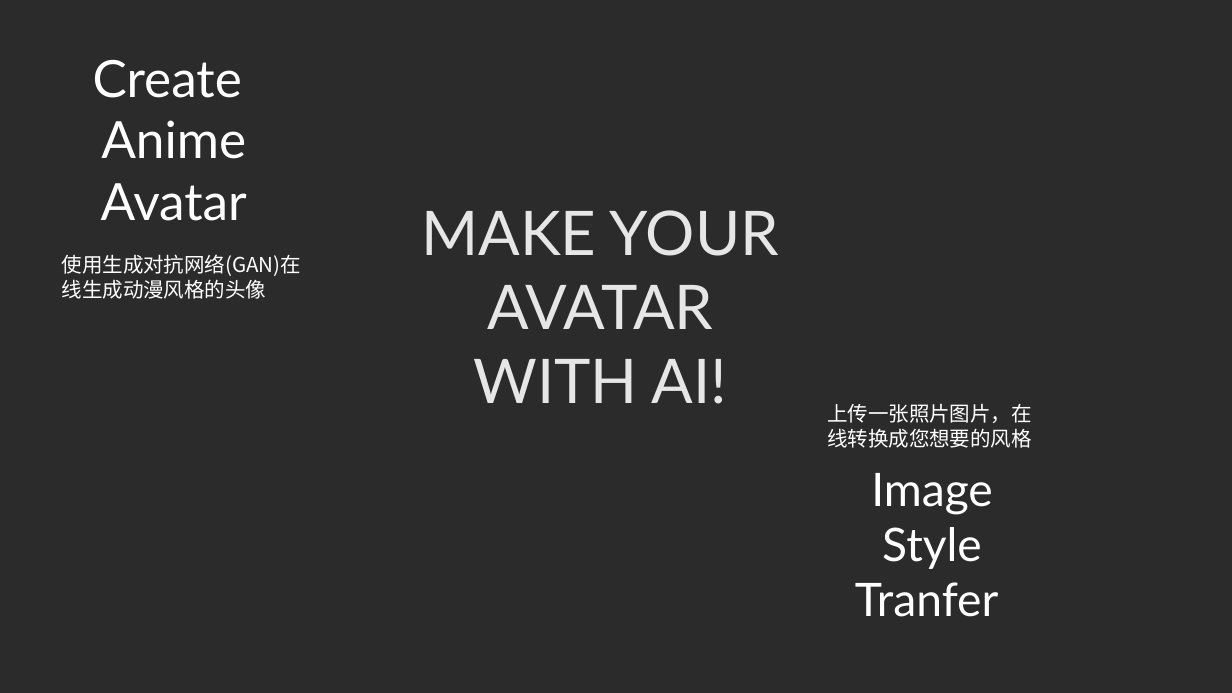
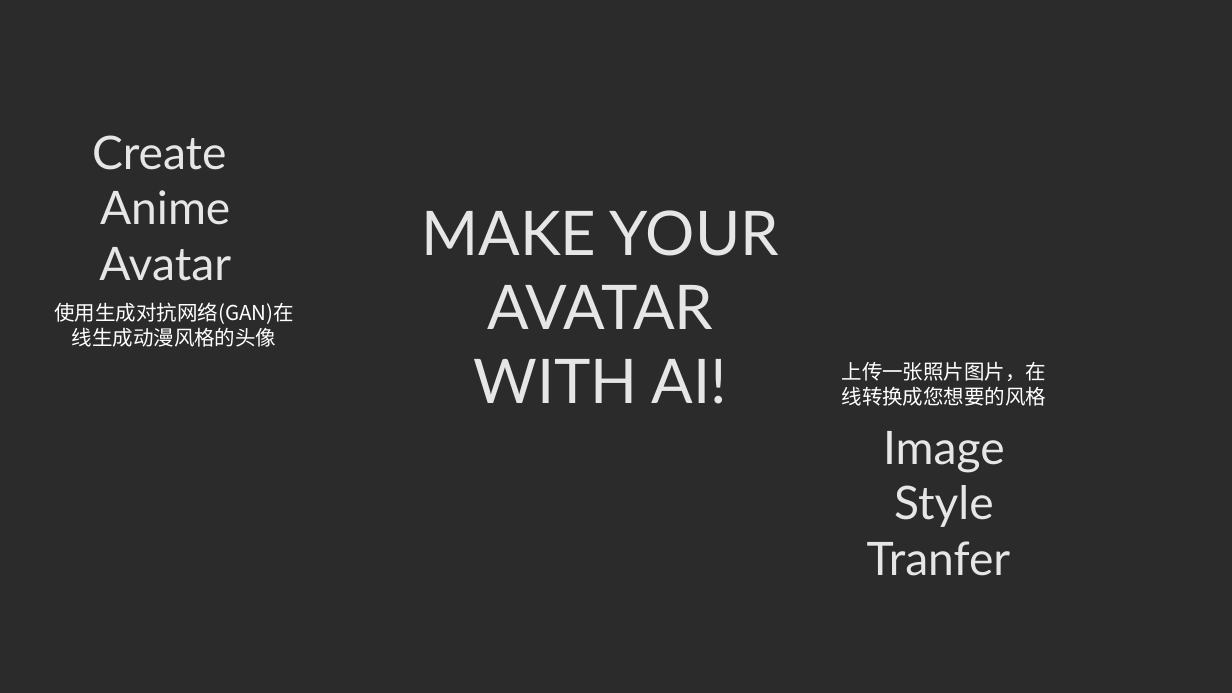
Before and after one commit to onpix/AI-Avatar-Creater, a slide deck: slide 1 of background/演示文稿1.pptx. Drawn at 1232x693 pixels with LibreOffice and Linux fonts; fonts in the diff are those of the drawing; background and template pictures are left out; a plain dark background stands for a picture behind light text. Boxes give left, top, right and bottom in pixels: in the first picture for what was removed or moved away, otherwise in the second. Text is boxed around its words. In the diff, an @@ line names an element or a change of style, - is before the commit and + after.

```diff
--- a/background/演示文稿1.pptx
+++ b/background/演示文稿1.pptx
@@ text "Create": place and size @@
-text "Create" at [93, 60, 247, 221]
+text "Create" at [92, 135, 231, 281]
@@ text "Create" at [92, 135, 231, 281]: size 40 to 36 pt, text colour #FFFFFF to #E7E6E6 @@
@@ text "使用生成对抗网络(GAN)在线生成动漫风格的头像" at [54, 302, 294, 347]: alignment left to centre @@
@@ text "使用生成对抗网络(GAN)在线生成动漫风格的头像": place and size @@
-text "使用生成对抗网络(GAN)在线生成动漫风格的头像" at [62, 254, 302, 299]
+text "使用生成对抗网络(GAN)在线生成动漫风格的头像" at [54, 302, 294, 347]
@@ text "上传一张照片图片，在线转换成您想要的风格": place and size @@
-text "上传一张照片图片，在线转换成您想要的风格" at [827, 404, 1032, 448]
+text "上传一张照片图片，在线转换成您想要的风格" at [842, 362, 1047, 406]
@@ text "上传一张照片图片，在线转换成您想要的风格" at [842, 362, 1047, 406]: alignment left to centre @@
@@ text "Image": place and size @@
-text "Image" at [855, 473, 999, 617]
+text "Image" at [867, 431, 1011, 576]
@@ text "Image" at [867, 431, 1011, 576]: text colour #FFFFFF to #E7E6E6 @@
```
Also in this commit, not shown: 3 other files.
